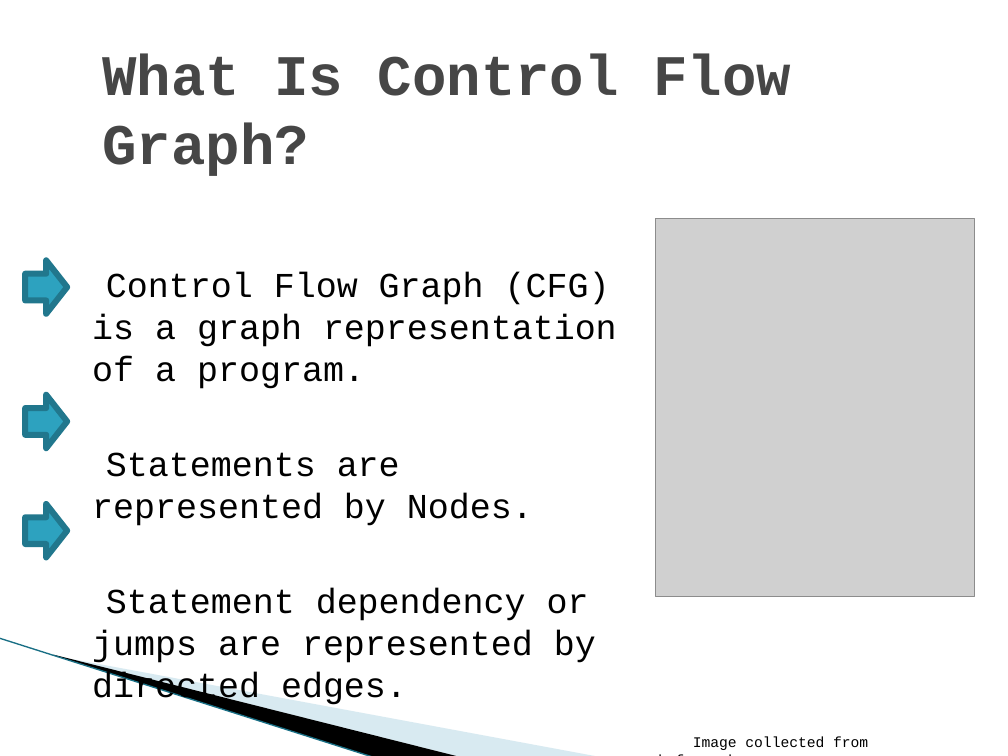
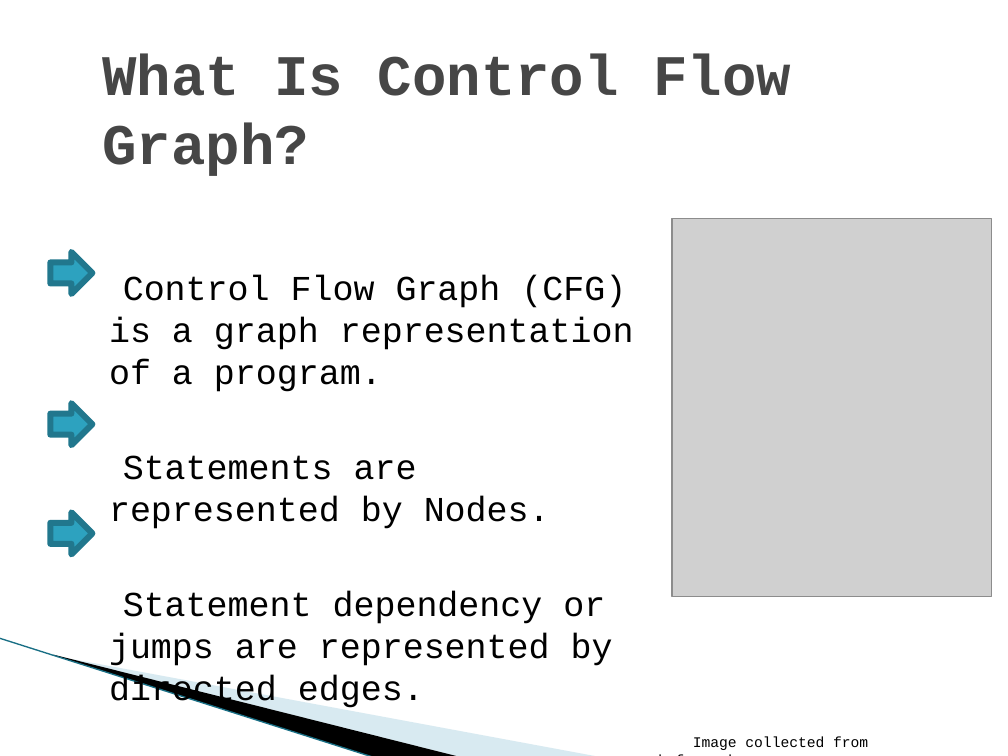
Before and after one commit to SIkderash/CFG, a slide deck: slide 2 of Control Flow Graph.pptx. Drawn at 1008x756 pixels with LibreOffice and Linux fonts; fonts in the diff are those of the drawing; grey boxes stand for pictures; background and template pictures are left out. Boxes give left, top, right and bottom in pixels: in the first picture for what was removed or moved away, otherwise in the second. Text is boxed around its words. In the diff, an @@ line names an element or a change of style, - is before the commit and + after.

```diff
--- a/Control Flow Graph.pptx
+++ b/Control Flow Graph.pptx
@@ picture: place and size @@
-picture at [655, 219, 975, 597]
+picture at [672, 219, 992, 597]
@@ right arrow: place and size @@
-right arrow at [25, 260, 68, 313]
+right arrow at [50, 252, 93, 294]
@@ text "Control Flow Graph (CFG) is ...": place and size @@
-text "Control Flow Graph (CFG) is ..." at [92, 272, 617, 707]
+text "Control Flow Graph (CFG) is ..." at [109, 275, 634, 711]
@@ right arrow: place and size @@
-right arrow at [25, 395, 68, 449]
+right arrow at [50, 403, 93, 446]
@@ right arrow: place and size @@
-right arrow at [25, 504, 68, 557]
+right arrow at [50, 512, 93, 554]
```
Also in this commit, not shown: 3 other slides changed.
